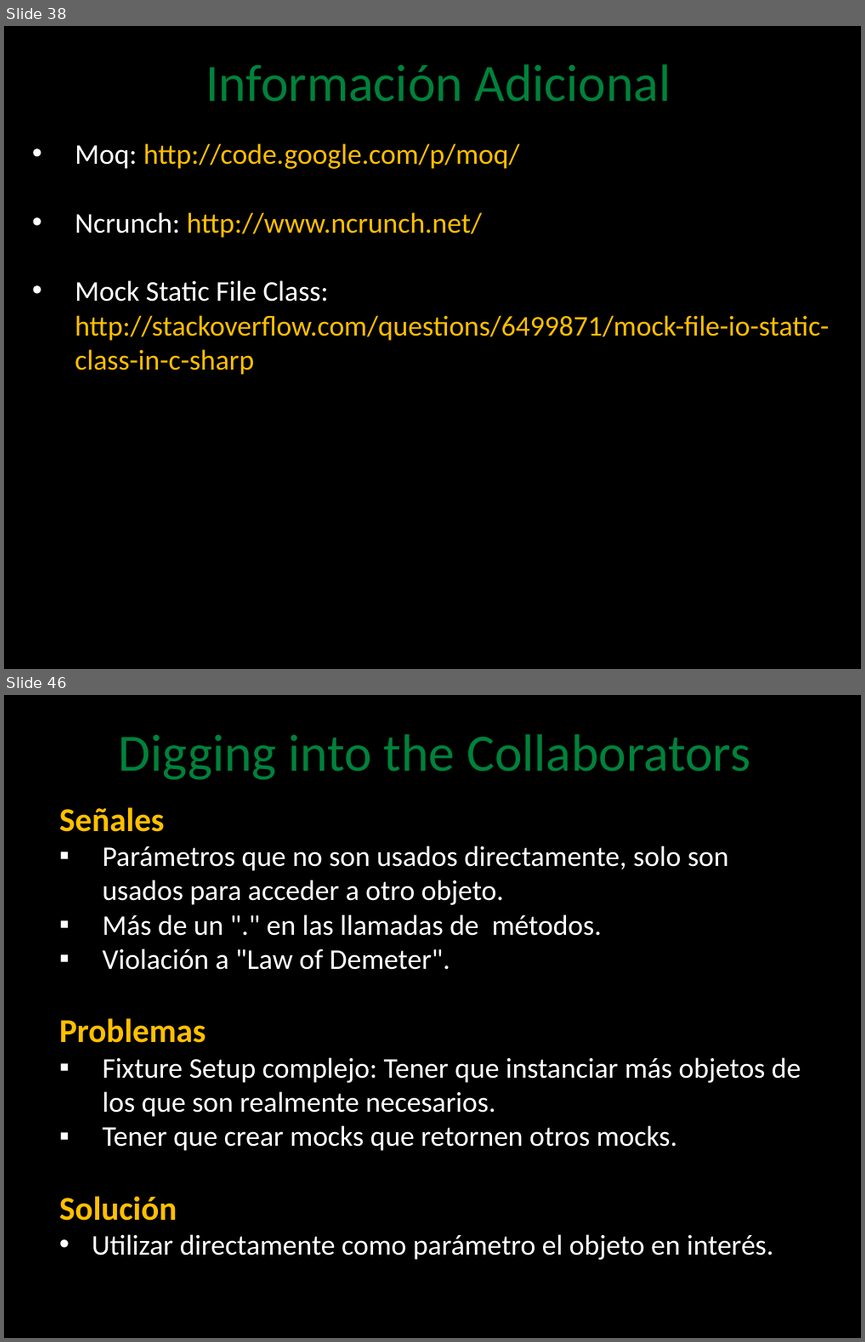
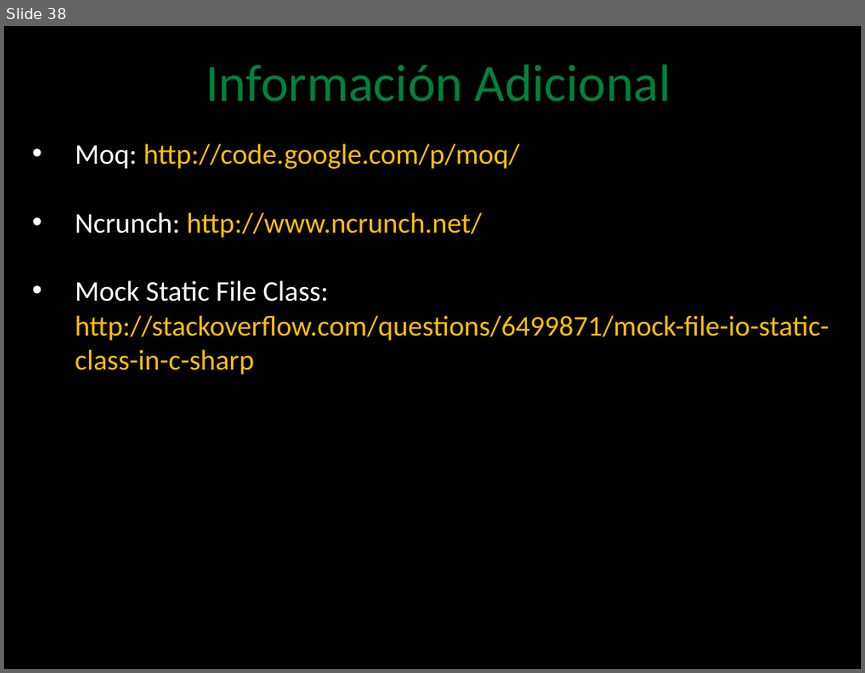
Before and after one commit to angelnunezsalazar/Test-Automation-NET, a slide deck: Diapositivas/2. Mocking.pptx. Shown one above the other, each under a label of ours: slides 38 and 46 before the commit, slide 38 after it; the slides between them are not shown. The pictures are 865x1342 and 865x673 pixels, drawn with LibreOffice and Linux fonts; fonts in the diff are those of the drawing; background and template pictures are left out. Boxes give left, top, right and bottom in pixels: in the first picture for what was removed or moved away, otherwise in the second. Text is boxed around its words. In the diff, an @@ line names an element or a change of style, - is before the commit and + after.

```diff
--- a/Diapositivas/2. Mocking.pptx
+++ b/Diapositivas/2. Mocking.pptx
@@ slide 46 removed at box(4, 695, 861, 1338), background picture (left out) @@
@@ text removed at box(119, 734, 750, 780) @@
-Digging into the Collaborators
@@ text removed at box(59, 807, 800, 1259) @@
-Señales
-▪ Parámetros que no son usados directamente, solo son usados para acceder a otro objeto.
-▪ Más de un "." en las llamadas de métodos.
-▪ Violación a "Law of Demeter".
-Problemas
-▪ Fixture Setup complejo: Tener que instanciar más objetos de los que son realmente necesarios.
-▪ Tener que crear mocks que retornen otros mocks.
-Solución
-• Utilizar directamente como parámetro el objeto en interés.
```
Also in this commit, not shown: 13 other slides removed, 12 other files.
